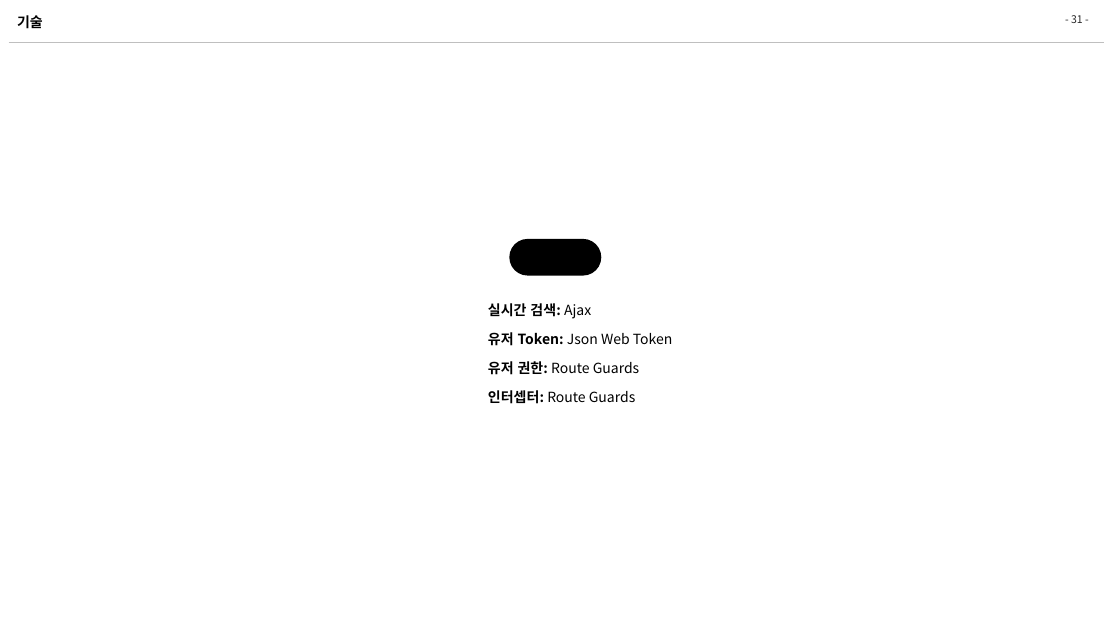
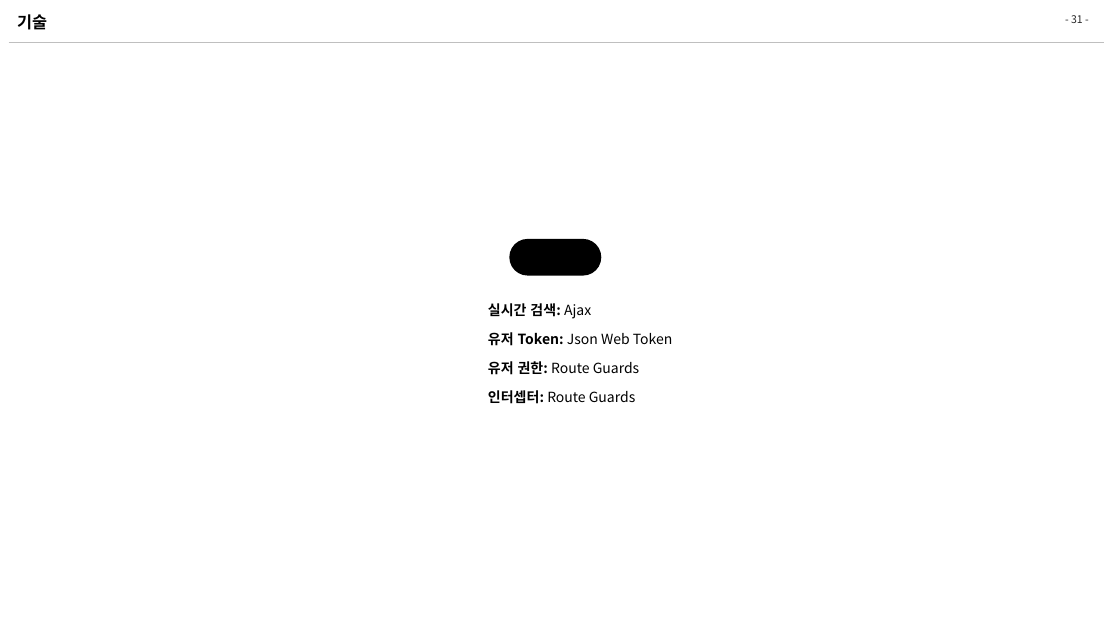
Before and after one commit to zhengze00/SpringBoot-MariaDB-master, a slide deck: slide 31 of Project File/[SK C&C] 인턴PT_오정택.pptx. Drawn at 1120x630 pixels with LibreOffice and Linux fonts; fonts in the diff are those of the drawing. Boxes give left, top, right and bottom in pixels: in the first picture for what was removed or moved away, otherwise in the second. Text is boxed around its words. In the diff, an @@ line names an element or a change of style, - is before the commit and + after.

```diff
--- a/Project File/[SK C&C] 인턴PT_오정택.pptx
+++ b/Project File/[SK C&C] 인턴PT_오정택.pptx
@@ title "기술" at (17,14,47,30): size 12 to 14 pt @@
```
Also in this commit, not shown: 4 other slides changed, 1 slide added, 1 slide removed, 2 other files.
